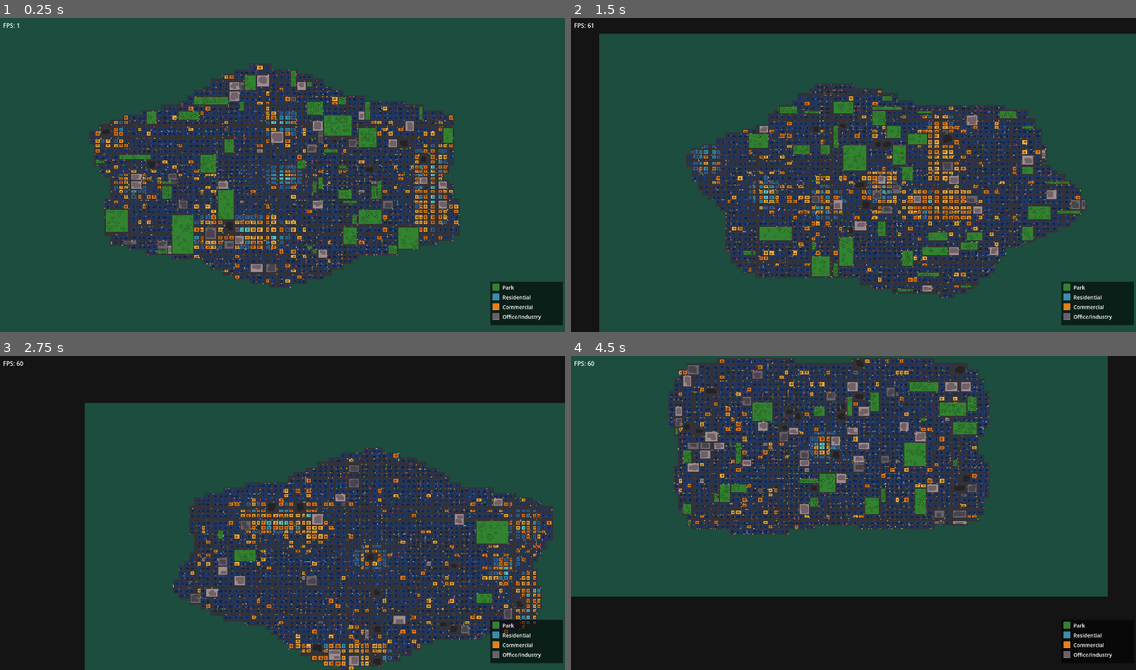
Above: before the commit, frames 1-4 (two rows, left to right).
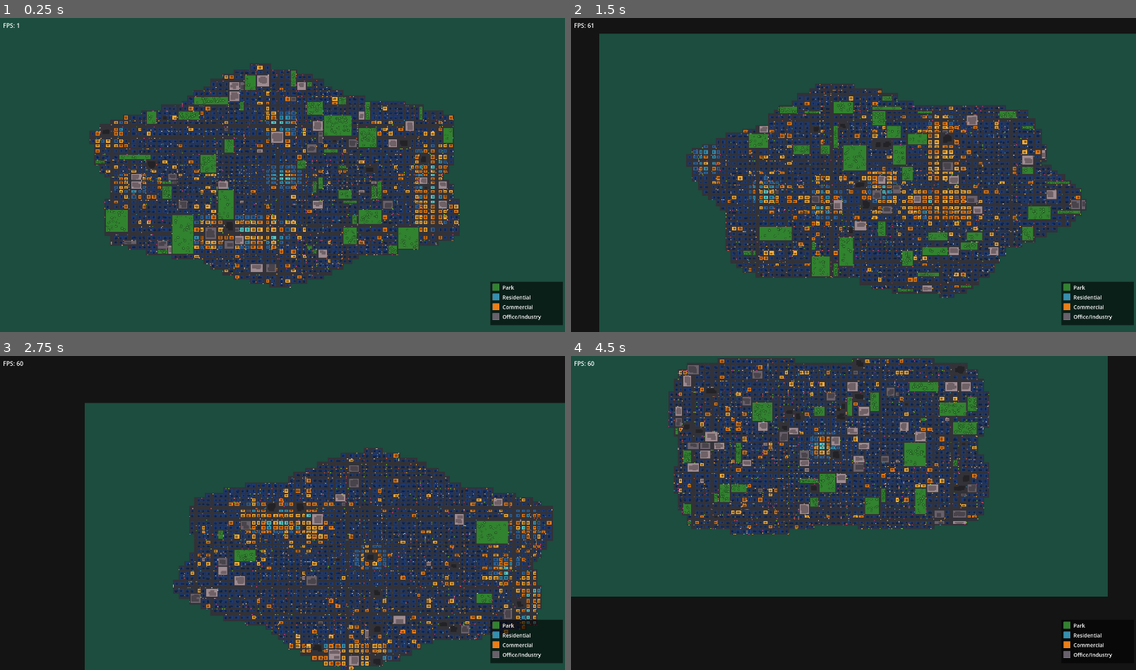
Above: after the commit, the same moments.

Repository: estebanm123/transit
Game: Godot game, scene res://Main.tscn
Same seed, same stepped clock (60 frames per second), same inputs: the game is played once before the commit and once after it.
Inputs (mouse positions are in pixels of both pictures, inside the frame that each line leads up to):
- Up to frame 1 (0.25 s): no input
- Up to frame 2 (1.5 s): tap Enter at 0.5 s; move the mouse to (977, 159) at 0.52 s; tap R at 0.6 s; click (977, 159) at 0.67 s; drag from (740, 190) to (825, 237) at 1.27 s
- Up to frame 3 (2.75 s): move the mouse to (339, 443) at 2.02 s; tap R at 2.1 s; click (339, 443) at 2.17 s
- Up to frame 4 (4.5 s): drag from (825, 575) to (684, 465) at 2.77 s; move the mouse to (1023, 560) at 3.52 s; tap R at 3.6 s; click (1023, 560) at 3.67 s; drag from (684, 465) to (768, 434) at 4.27 s

The runs differ from the first frame. In frame 1, less than 0.1% of the frame differs, in the area x 25-75%, y 23-83%; in frame 2, less than 0.1%, in the area x 31-87%, y 22-83%; in frame 3, less than 0.1%; in frame 4, less than 0.1%.

Commit message:
Update zone weights

Diff:
--- a/Traffic.gd
+++ b/Traffic.gd
@@ -28,8 +28,8 @@
 const ZoneWeights: Dictionary = {
     Zone.Park: 2,
     Zone.Residential: 1,
-    Zone.HighDensityResidential: 10,
-    Zone.Commercial: 15,
+    Zone.HighDensityResidential: 12,
+    Zone.Commercial: 30,
     Zone.OfficeIndustry: 6,
 }
 const GoalHopsMax: int = 150
